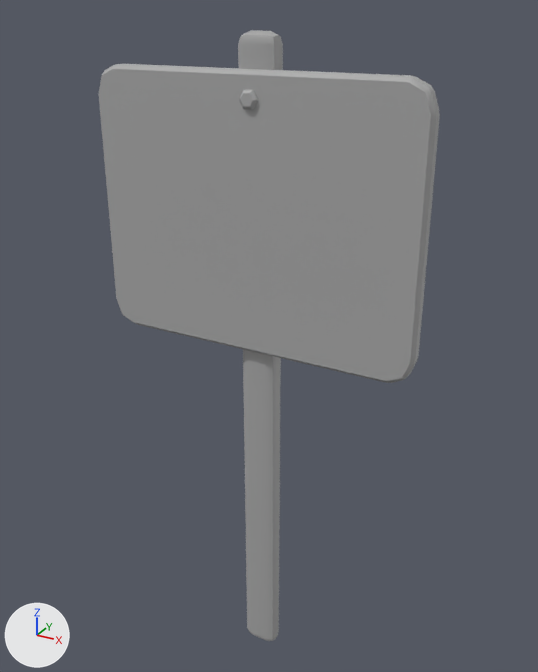
Two versions of the FBX model PickUpGame/Assets/Imports/Sign2.fbx, one commit apart.
Before and after are seen from a 50 mm lens placed at (0.0461, -0.0817, 0.0953), pointed at (-0.0003, 0.0025, 0.0532). Lighting does not change. The marker at lower left points along +X, +Y and +Z. Where no turn or scale is listed for an object, it has been applied to the vertices.

Before the edit, the objects in view are built like this:
```python
me_mesh = bpy.data.meshes.new('Mesh')
me_mesh.from_pydata(...)  # 142 vertices, 146 faces; spans x -0.0234..0.0223, y -0.0025..0.0024, z 0.0..0.0931
me_mesh.materials.append(mat_standardsurface1)  # grey #aaaaaa
ob_sign = bpy.data.objects.new('Sign', me_mesh)
ob_sign.location = (0.0001, -0.0009, -0.0001)
```
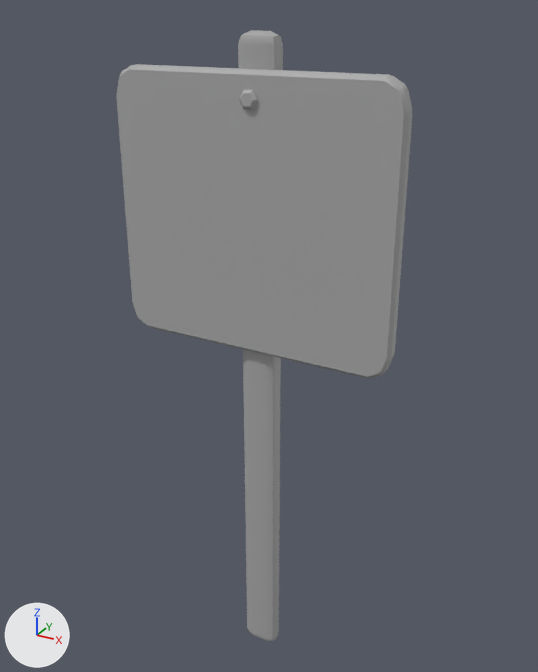
Commit message: Fixed sign mesh

Changed parts and their boxes [x1, y1, x2, y2] in the pictures (538 x 672 px; the box of a moved part takes in the faces that stretch with it):
'Sign', reshaped (13% narrower)
    before: [99, 30, 440, 641]
    after: [116, 30, 412, 641]
part 1 of me_mesh, moved or reshaped
    before: [99, 64, 440, 383]
    after: [116, 64, 412, 378]

Edits to the bpy script that builds the scene:
```text
Change me_mesh:
    where me_mesh.from_pydata(...)  # 142 vertices, 146 faces; spans x -0.0234..0.0223, y -0.0025..0.0024, z 0.0..0.0931
    used by ob_sign; location = (0.0001, -0.0009, -0.0001)
    me_mesh part 1: the loose piece of 72 vertices spanning x -0.0234..0.0223, y -0.0019..0.0004, z 0.0529..0.089 is scaled about its middle by (0.868, 1, 1)
```
